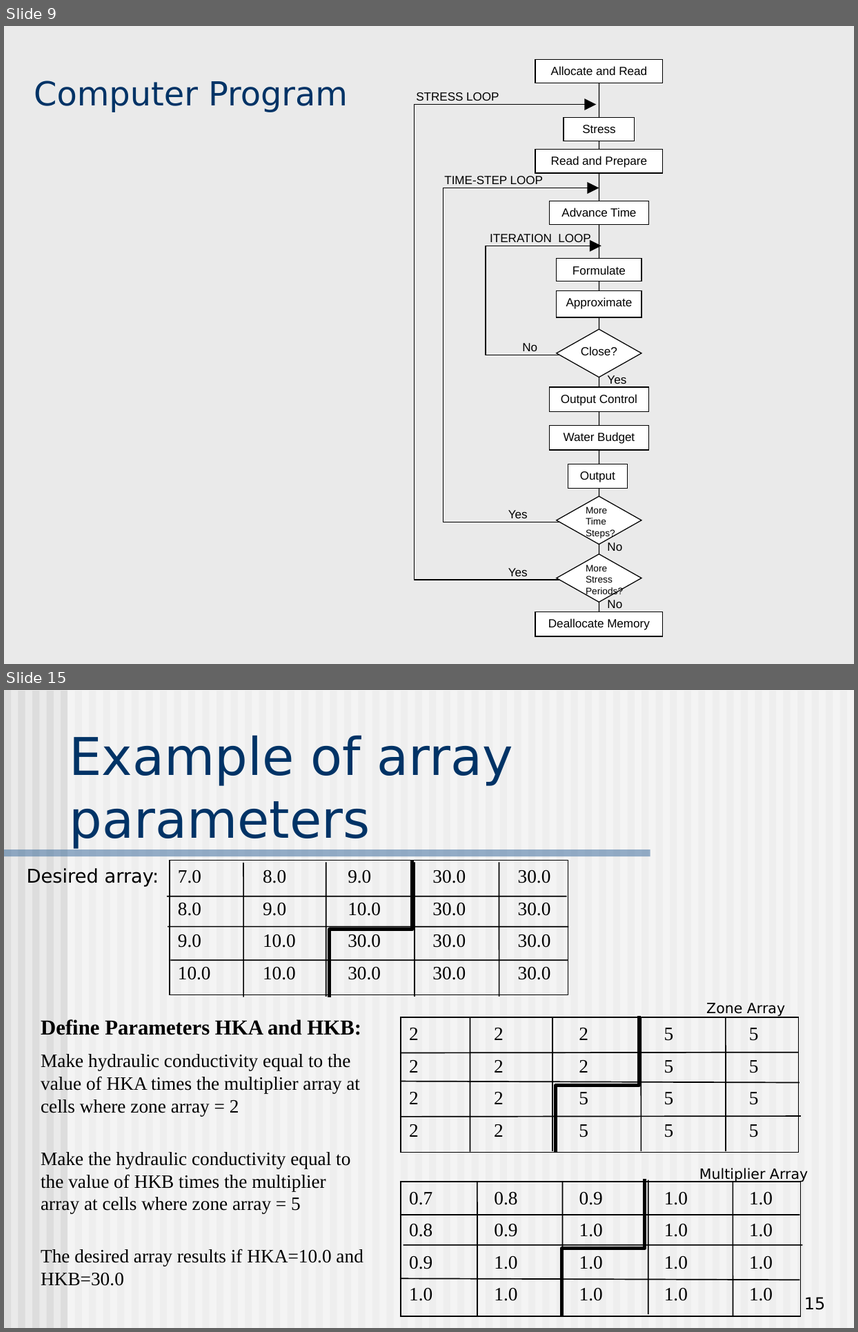
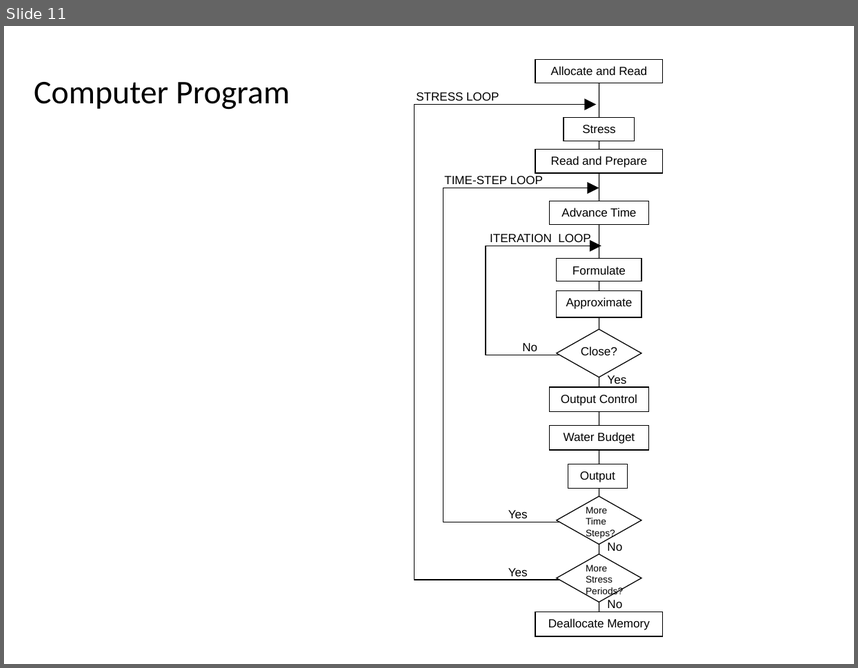
Before and after one commit to behroozetebari/navy2018_classrepo, a slide deck: presentations/Lecture04_Modflow_Introduction.pptx. Shown one above the other, each under a label of ours: slides 9 and 15 before the commit, slide 11 after it; the slides between them are not shown. The pictures are 858x1332 and 858x668 pixels, drawn with LibreOffice and Linux fonts; fonts in the diff are those of the drawing. Boxes give left, top, right and bottom in pixels: in the first picture for what was removed or moved away, otherwise in the second. Text is boxed around its words. In the diff, an @@ line names an element or a change of style, - is before the commit and + after.

```diff
--- a/presentations/Lecture04_Modflow_Introduction.pptx
+++ b/presentations/Lecture04_Modflow_Introduction.pptx
@@ slide 15 removed at bbox=[4, 690, 854, 1328], background #EAEAEA @@
@@ title removed at bbox=[69, 735, 513, 849] @@
-Example of array parameters
@@ group removed at bbox=[4, 690, 854, 1328]: 62 rectangles @@
@@ text removed at bbox=[27, 868, 159, 887] @@
-Desired array:
@@ group removed at bbox=[168, 860, 568, 997]: 7 lines, 1 rectangle, 1 freeform shape @@
-7.0 8.0 9.0 30.0 30.0
-8.0 9.0 10.0 30.0 30.0
-9.0 10.0 30.0 30.0 30.0
-10.0 10.0 30.0 30.0 30.0
@@ text removed at bbox=[41, 1019, 363, 1285] @@
-Define Parameters HKA and HKB:
-Make hydraulic conductivity equal to the value of HKA times the multiplier array at cells where zone array = 2
-Make the hydraulic conductivity equal to the value of HKB times the multiplier array at cells where zone array = 5
-The desired array results if HKA=10.0 and HKB=30.0
@@ text removed at bbox=[706, 1003, 785, 1016] @@
-Zone Array
@@ group removed at bbox=[401, 1016, 800, 1152]: 7 lines, 1 rectangle, 1 freeform shape @@
-2 2 2 5 5
-2 2 2 5 5
-2 2 5 5 5
-2 2 5 5 5
@@ text removed at bbox=[700, 1167, 808, 1182] @@
-Multiplier Array
@@ group removed at bbox=[401, 1179, 802, 1317]: 7 lines, 1 rectangle, 1 freeform shape @@
-0.7 0.8 0.9 1.0 1.0
-0.8 0.9 1.0 1.0 1.0
-0.9 1.0 1.0 1.0 1.0
-1.0 1.0 1.0 1.0 1.0
@@ page number removed at bbox=[804, 1297, 826, 1310] @@
-15
@@ what was slide 9 is now slide 11 @@
@@ slide 11 changed as well @@
@@ background #EAEAEA to #FFFFFF @@
@@ title "Computer Program" at bbox=[34, 82, 290, 109]: font DejaVu Sans to Calibri, text colour #003366 to #000000; line spacing 1 to 0.9; vertical alignment bottom to middle @@
```
Also in this commit, not shown: 49 other slides changed, 8 slides added, 12 other slides removed.
